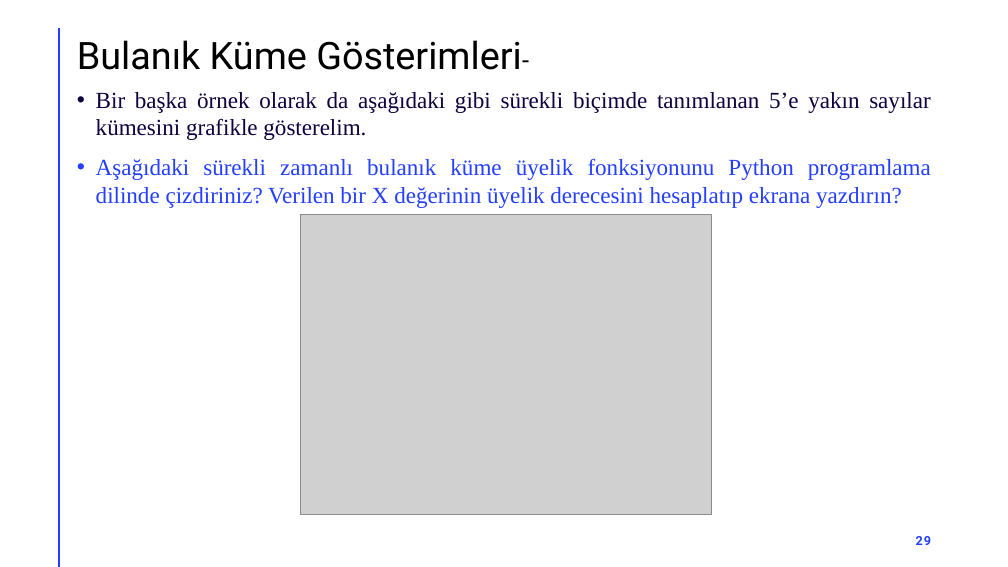
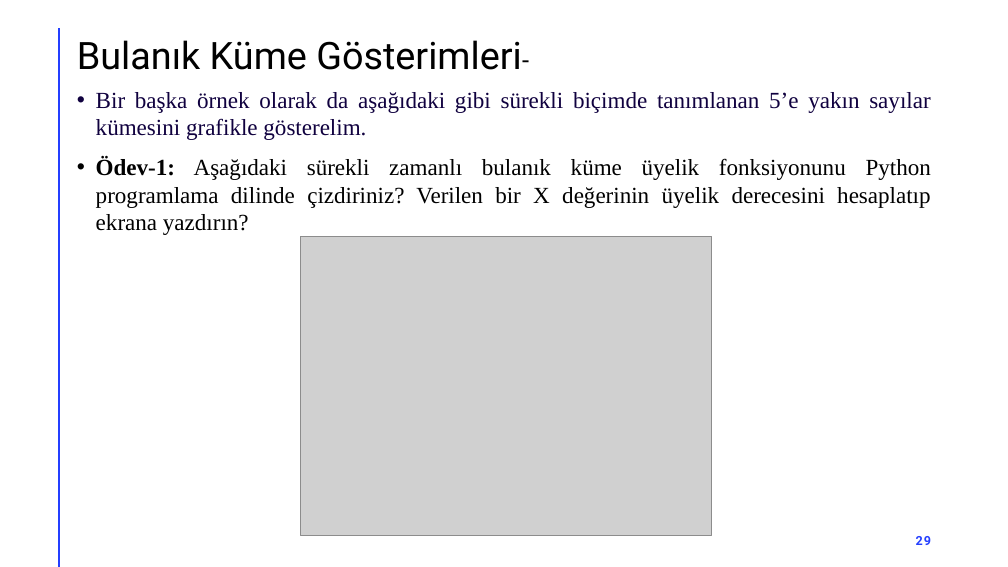
Before and after one commit to akaraci/Bulanik_Mantik, a slide deck: slide 29 of Hafta-2.pptx. Drawn at 1008x567 pixels with LibreOffice and Linux fonts; fonts in the diff are those of the drawing; grey boxes stand for pictures. Boxes give left, top, right and bottom in pixels: in the first picture for what was removed or moved away, otherwise in the second. Text is boxed around its words. In the diff, an @@ line names an element or a change of style, - is before the commit and + after.

```diff
--- a/Hafta-2.pptx
+++ b/Hafta-2.pptx
@@ text at bbox=[96, 157, 931, 235]: text changed; text colour #243FFF to #000000 @@
-• Aşağıdaki sürekli zamanlı bulanık küme üyelik fonksiyonunu Python programlama dilinde çizdiriniz? Verilen bir X değerinin üyelik derecesini hesaplatıp ekrana yazdırın?
+• Ödev-1: Aşağıdaki sürekli zamanlı bulanık küme üyelik fonksiyonunu Python programlama dilinde çizdiriniz? Verilen bir X değerinin üyelik derecesini hesaplatıp ekrana yazdırın?
@@ picture: place and size @@
-picture at bbox=[300, 215, 712, 514]
+picture at bbox=[300, 236, 712, 535]
```
Also in this commit, not shown: 16 other slides changed, 1 slide added.
